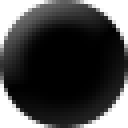
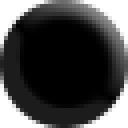
The second 128 x 128 image is a revision of the first. Changes to its layers:
pixels changed over [0, 0, 128, 128] (layer not identified)
